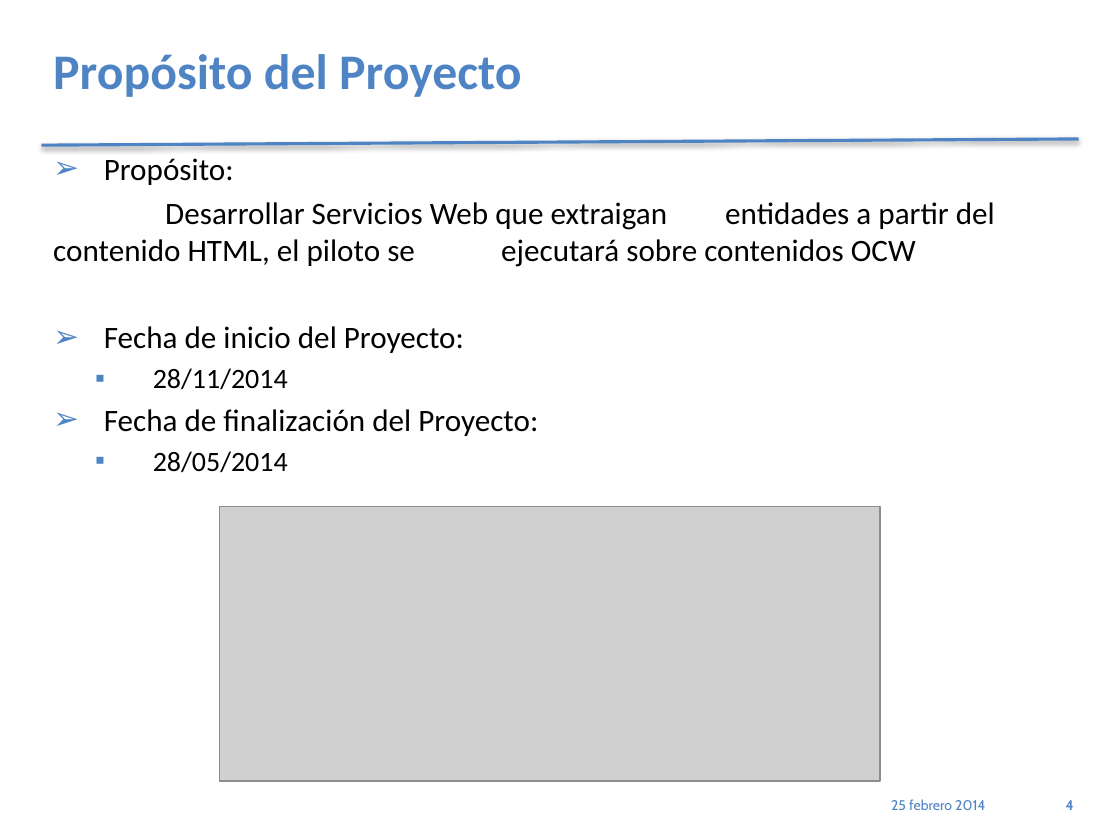
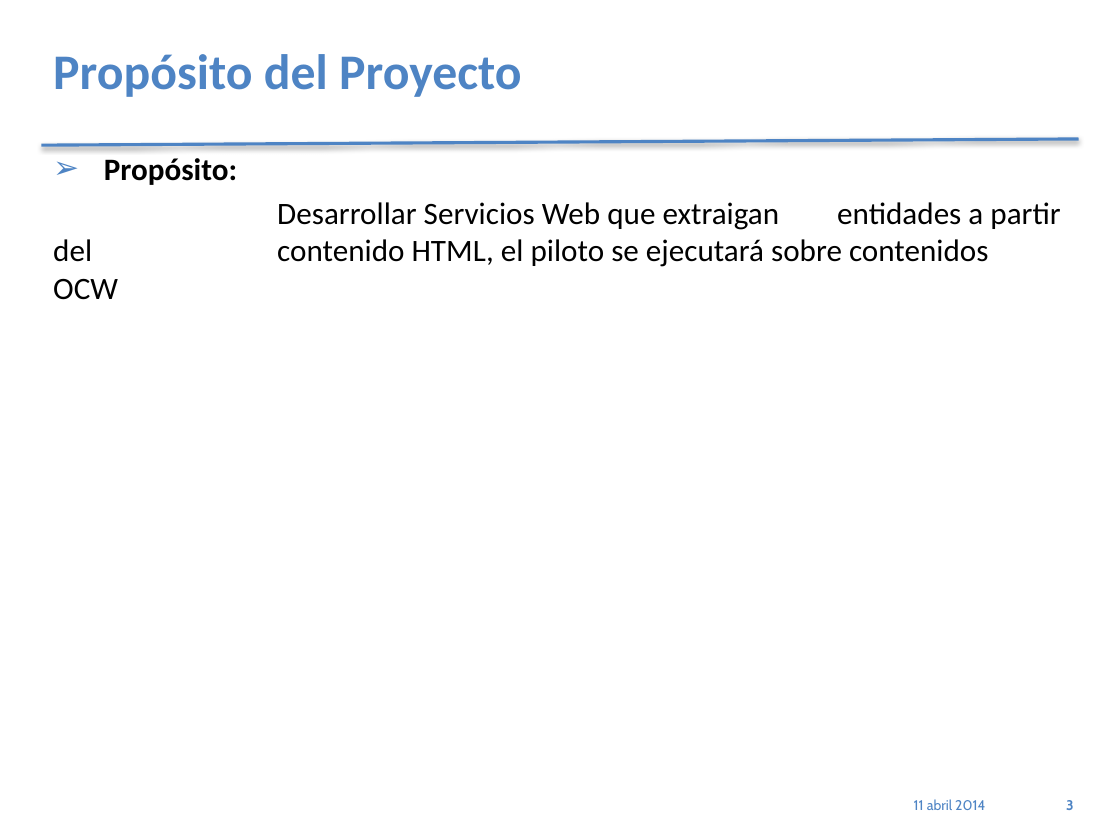
Before and after one commit to jholoc/proyectoScrapy, a slide deck: slide 3 of PresetnacionPracticum_4.1.pptx (slide 4 before the commit). Drawn at 1120x840 pixels with LibreOffice and Linux fonts; fonts in the diff are those of the drawing; grey boxes stand for pictures. Boxes give left, top, right and bottom in pixels: in the first picture for what was removed or moved away, otherwise in the second. Text is boxed around its words. In the diff, an @@ line names an element or a change of style, - is before the commit and + after.

```diff
--- a/PresetnacionPracticum_4.1.pptx
+++ b/PresetnacionPracticum_4.1.pptx
@@ text at [104,158,237,185]: bold on in "Propósito:" @@
@@ text at [104,326,538,473]: paragraphs removed @@
-➢ Fecha de inicio del Proyecto:
-  ▪ 28/11/2014
-➢ Fecha de finalización del Proyecto:
-  ▪ 28/05/2014
@@ picture removed at [220,507,880,782] @@
@@ text at [914,799,985,810]: text changed @@
-25 febrero 2014
+11 abril 2014
@@ page number at [1066,800,1074,810]: text changed @@
-4
+3
```
Also in this commit, not shown: 8 other slides changed, 5 slides added, 2 slides removed, 21 other files.
